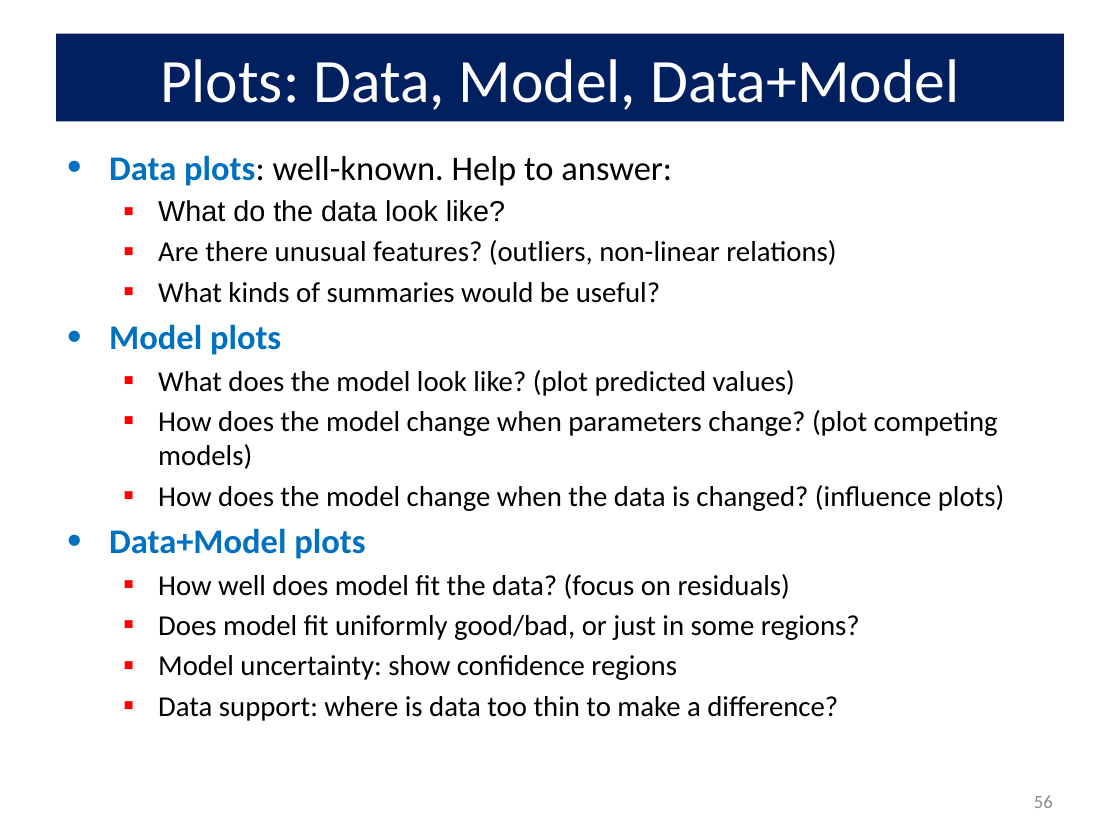
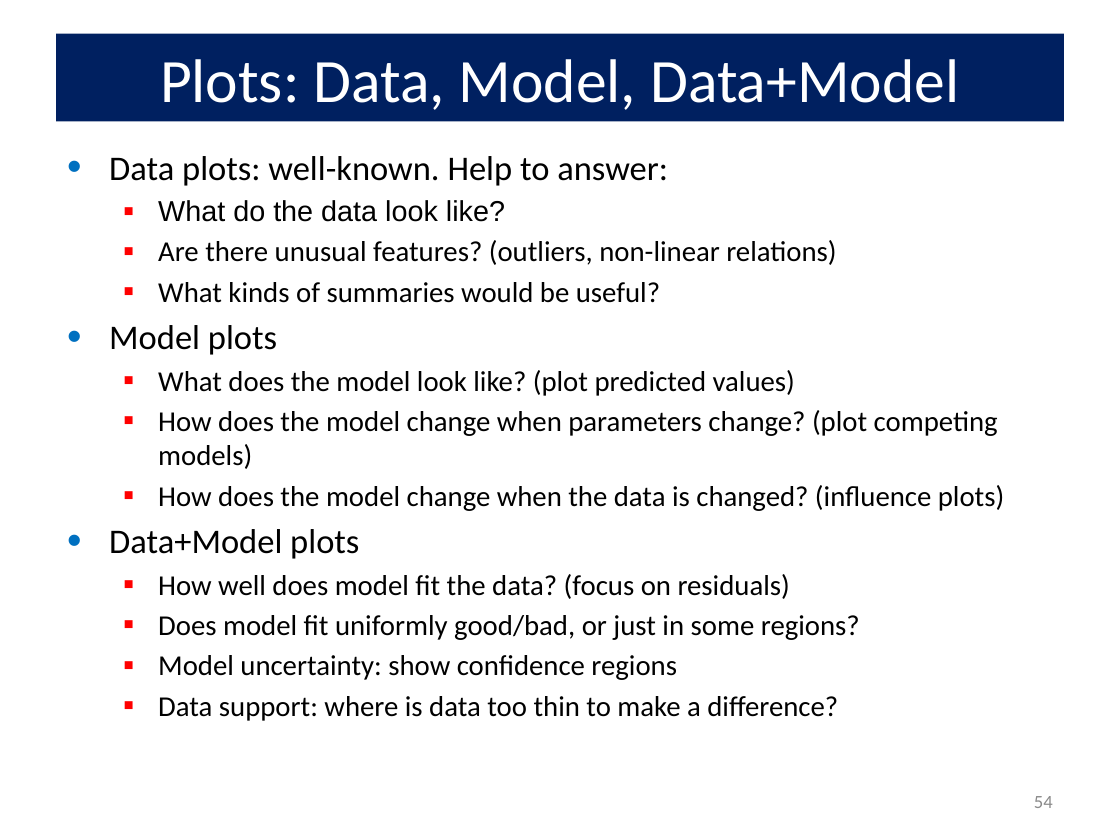
Before and after one commit to friendly/psy6136, a slide deck: slide 54 of lectures/01-Overview.pptx (slide 56 before the commit). Drawn at 1120x840 pixels with LibreOffice and Linux fonts; fonts in the diff are those of the drawing. Boxes give left, top, right and bottom in pixels: in the first picture for what was removed or moved away, otherwise in the second. Text is boxed around its words. In the diff, an @@ line names an element or a change of style, - is before the commit and + after.

```diff
--- a/lectures/01-Overview.pptx
+++ b/lectures/01-Overview.pptx
@@ text at bbox=[109, 156, 668, 559]: text colour #0070C0 to #000000, bold off in "Data plots:", "Model plots", "Data+Model plots" @@
@@ page number at bbox=[1034, 796, 1053, 808]: text changed @@
-56
+54
```
Also in this commit, not shown: 2 slides removed, 1 other file.
